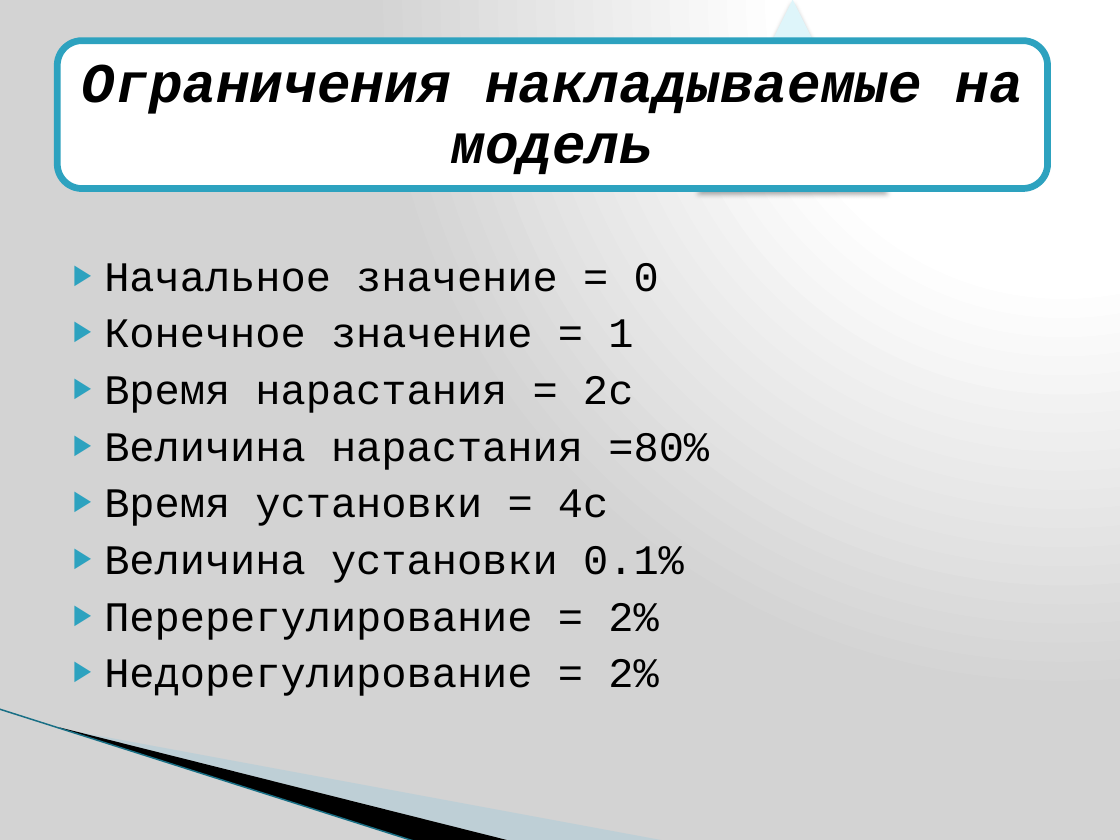
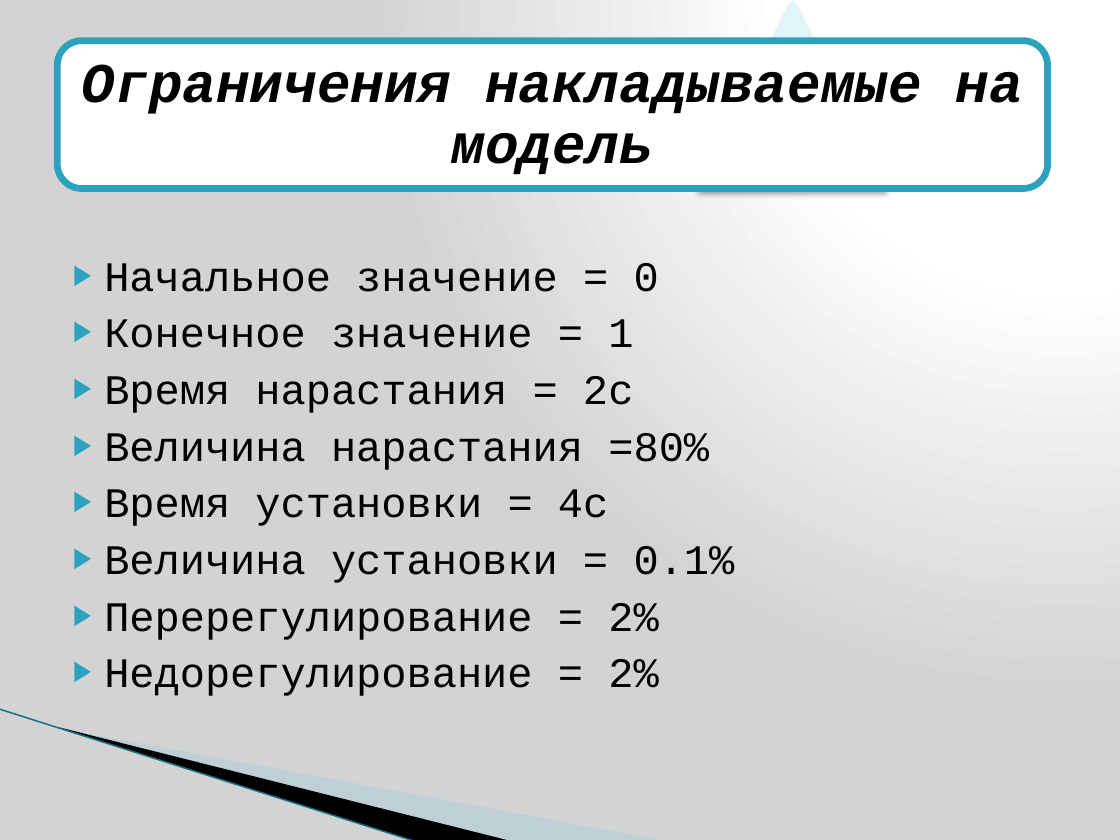
Before and after one commit to Srudyjj/DiplomaMaster, a slide deck: slide 11 of ПрезентацияПИД.pptx (slide 17 before the commit). Drawn at 1120x840 pixels with LibreOffice and Linux fonts; fonts in the diff are those of the drawing; background and template pictures are left out. Boxes give left, top, right and bottom in pixels: in the first picture for what was removed or moved away, otherwise in the second. Text is boxed around its words. In the diff, an @@ line names an element or a change of style, - is before the commit and + after.

```diff
--- a/ПрезентацияПИД.pptx
+++ b/ПрезентацияПИД.pptx
@@ text at (104, 546, 735, 583): text changed @@
-▶ Величина установки 0.1%
+▶ Величина установки = 0.1%
```
Also in this commit, not shown: 6 other slides changed, 5 slides added, 16 slides removed, 3 other files.
